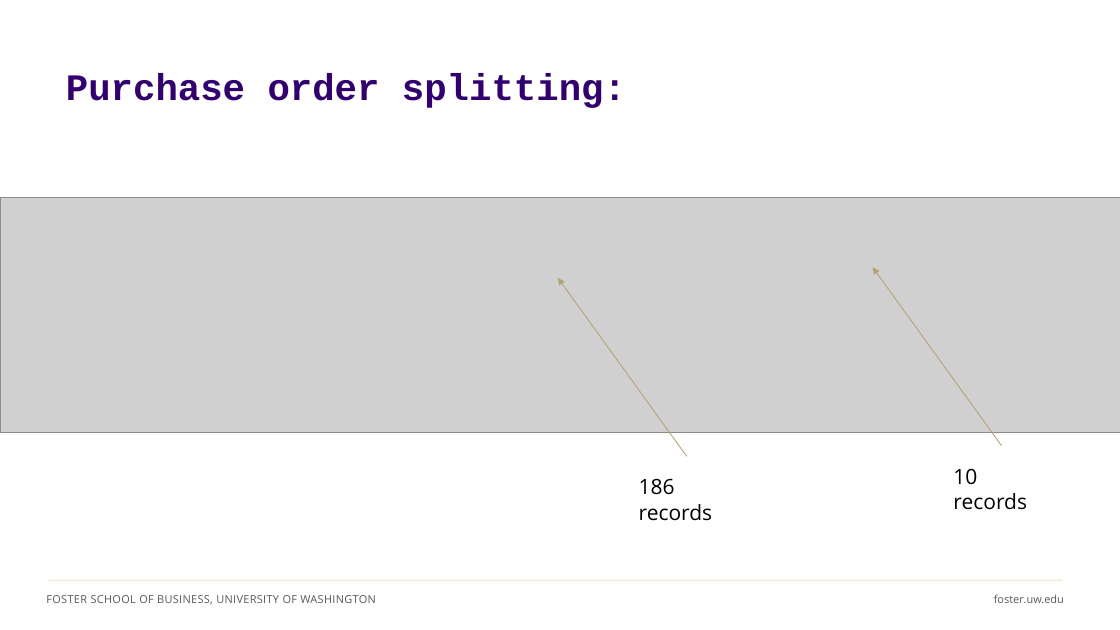
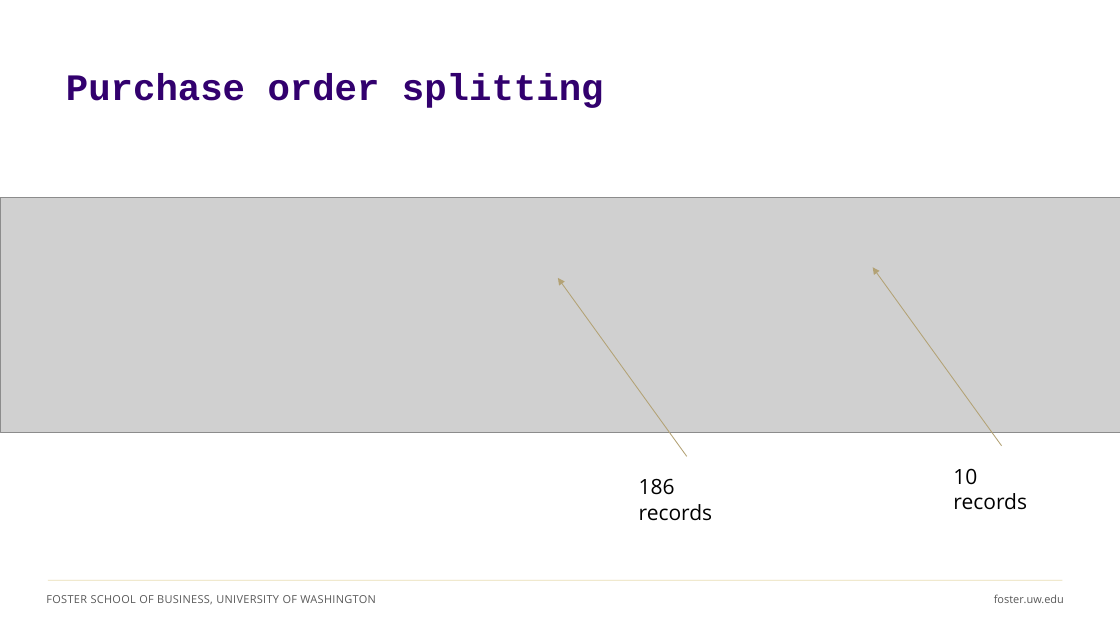
Before and after one commit to ashercurtis/slides.io, a slide deck: slide 8 of ACCTG320/ACCTG320Class11_2026.pptx (slide 20 before the commit). Drawn at 1120x630 pixels with LibreOffice and Linux fonts; fonts in the diff are those of the drawing; grey boxes stand for pictures. Boxes give left, top, right and bottom in pixels: in the first picture for what was removed or moved away, otherwise in the second. Text is boxed around its words. In the diff, an @@ line names an element or a change of style, - is before the commit and + after.

```diff
--- a/ACCTG320/ACCTG320Class11_2026.pptx
+++ b/ACCTG320/ACCTG320Class11_2026.pptx
@@ title at (66,73,604,108): text changed @@
-Purchase order splitting:
+Purchase order splitting
```
Also in this commit, not shown: 6 other slides changed, 3 slides added, 10 slides removed, 1 other file.
